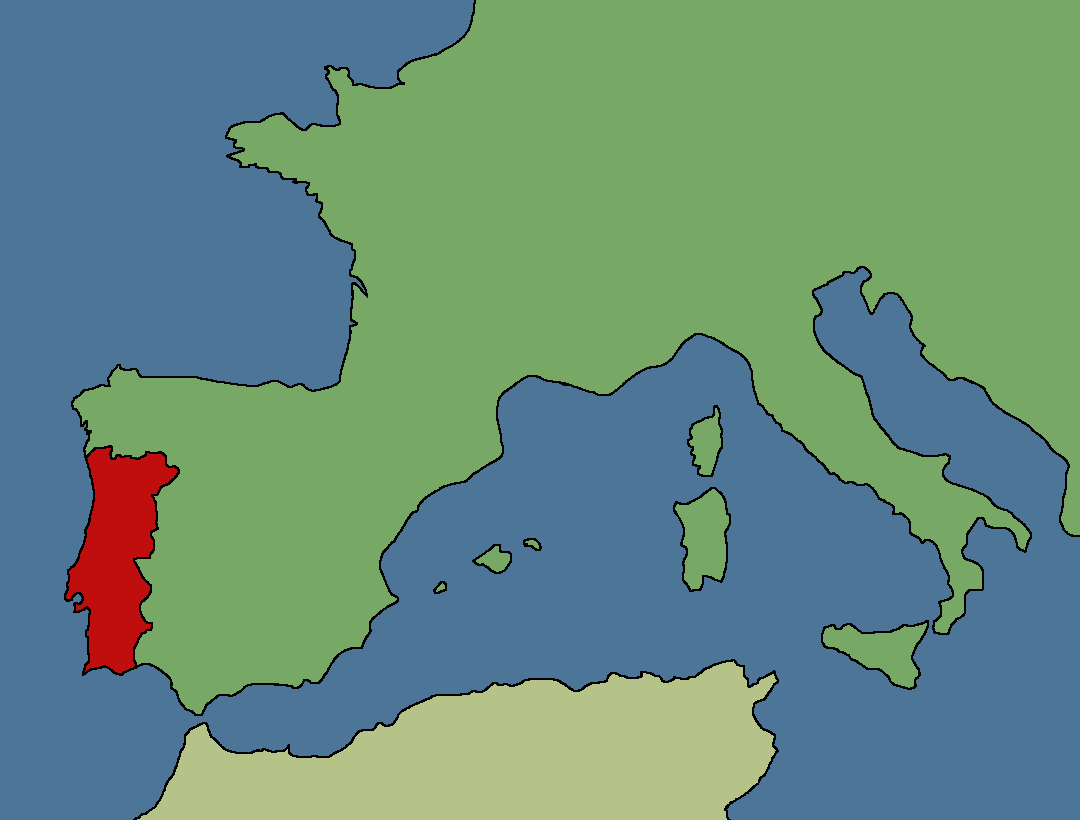
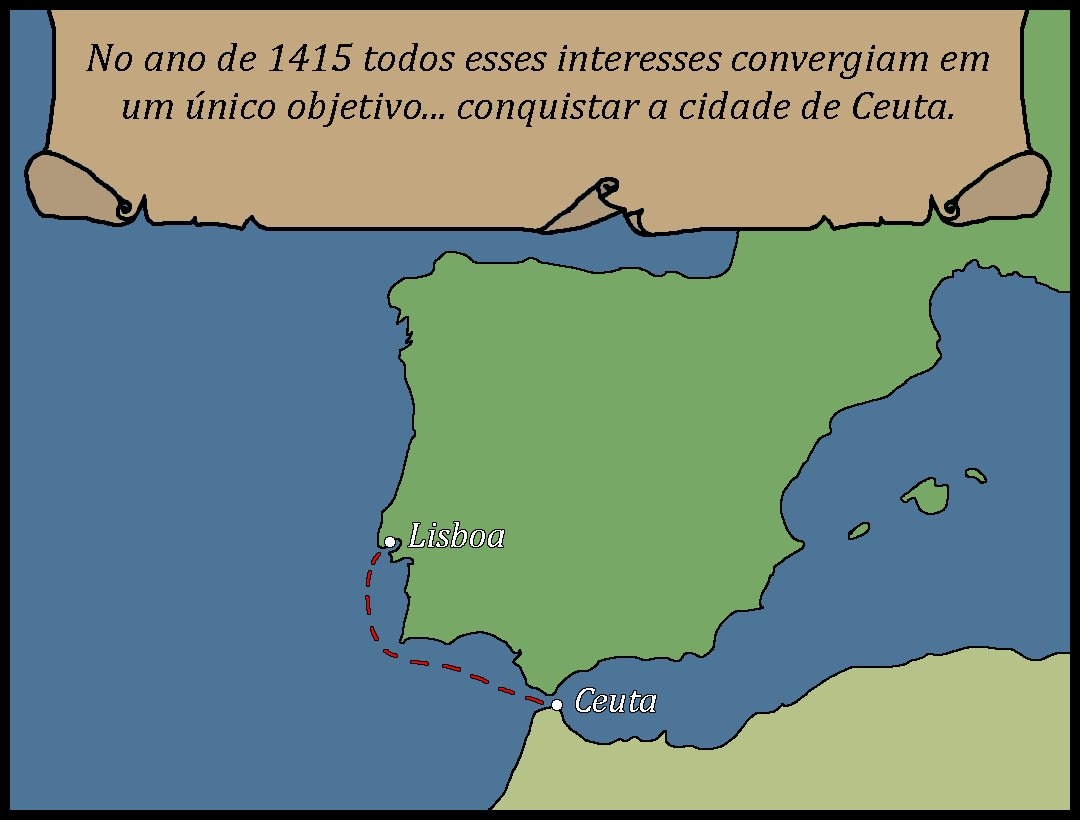
Revision of a layered w=1080, h=820 image; what changed, layer by layer:
renamed "Layer 1" to "Layer 8", showed it, painted on it over [0, 0, 1080, 820]
showed "Layer 2" over [24, 0, 1052, 237]
showed "Lisboa" over [408, 522, 504, 547]
showed "lisboa" over [385, 537, 395, 547]
removed layer "Layer 7" over [64, 0, 1080, 820]
showed "Layer 5" over [377, 0, 1080, 820]
